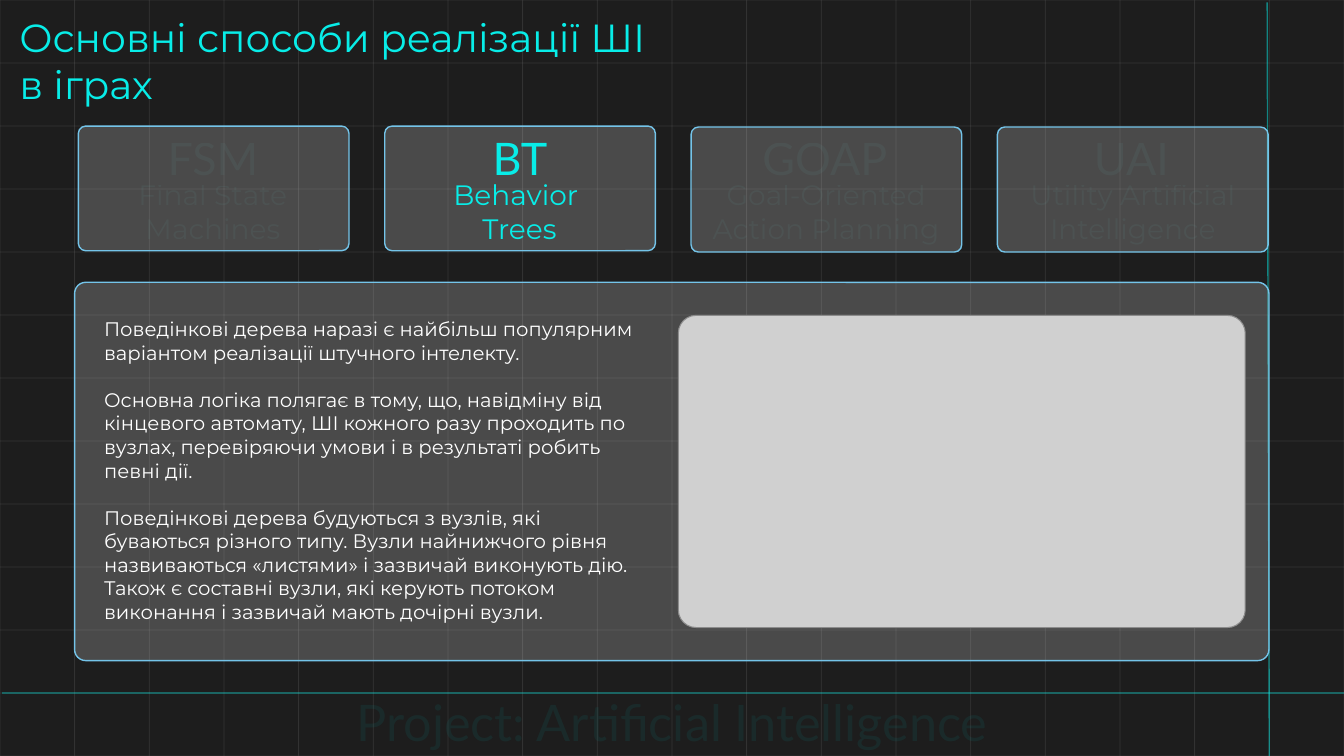
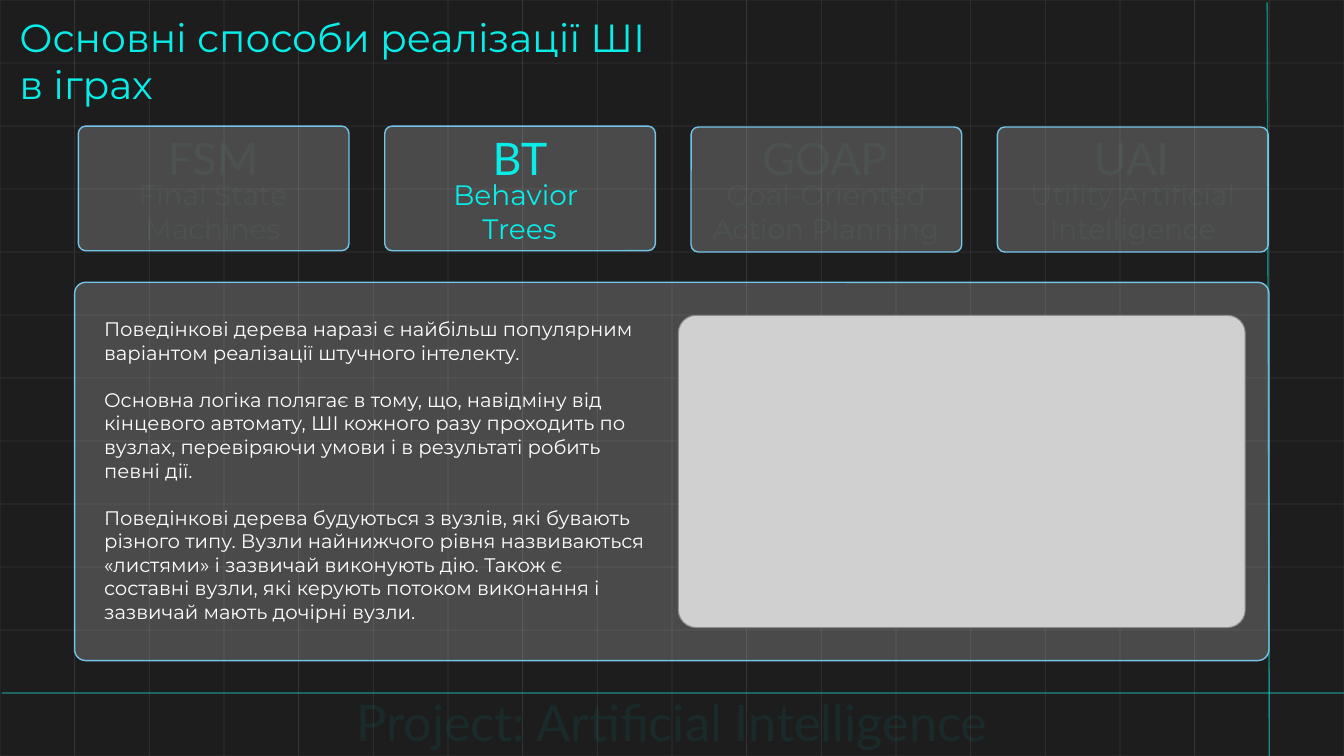
Before and after one commit to Dgardes/Semestr_2, a slide deck: slide 10 of Основи AI/Доповідь.pptx. Drawn at 1344x756 pixels with LibreOffice and Linux fonts; fonts in the diff are those of the drawing; grey boxes stand for pictures; background and template pictures are left out. Boxes give left, top, right and bottom in pixels: in the first picture for what was removed or moved away, otherwise in the second. Text is boxed around its words. In the diff, an @@ line names an element or a change of style, - is before the commit and + after.

```diff
--- a/Основи AI/Доповідь.pptx
+++ b/Основи AI/Доповідь.pptx
@@ text at (104,321,644,623): text changed @@
-Поведінкові дерева наразі є найбільш популярним варіантом реалізації штучного інтелекту.
-Основна логіка полягає в тому, що, навідміну від кінцевого автомату, ШІ кожного разу проходить по вузлах, перевіряючи умови і в результаті робить певні дії.
-Поведінкові дерева будуються з вузлів, які буваються різного типу. Вузли найнижчого рівня назвиваються «листями» і зазвичай виконують дію. Також є составні вузли, які керують потоком виконання і зазвичай мають дочірні вузли.
+Поведінкові дерева наразі є найбільш популярним варіантом реалізації штучного інтелекту.
+Основна логіка полягає в тому, що, навідміну від кінцевого автомату, ШІ кожного разу проходить по вузлах, перевіряючи умови і в результаті робить певні дії.
+Поведінкові дерева будуються з вузлів, які бувають різного типу. Вузли найнижчого рівня назвиваються «листями» і зазвичай виконують дію. Також є составні вузли, які керують потоком виконання і зазвичай мають дочірні вузли.
```
Also in this commit, not shown: 2 other slides changed, 14 slides added, 8 other files.
